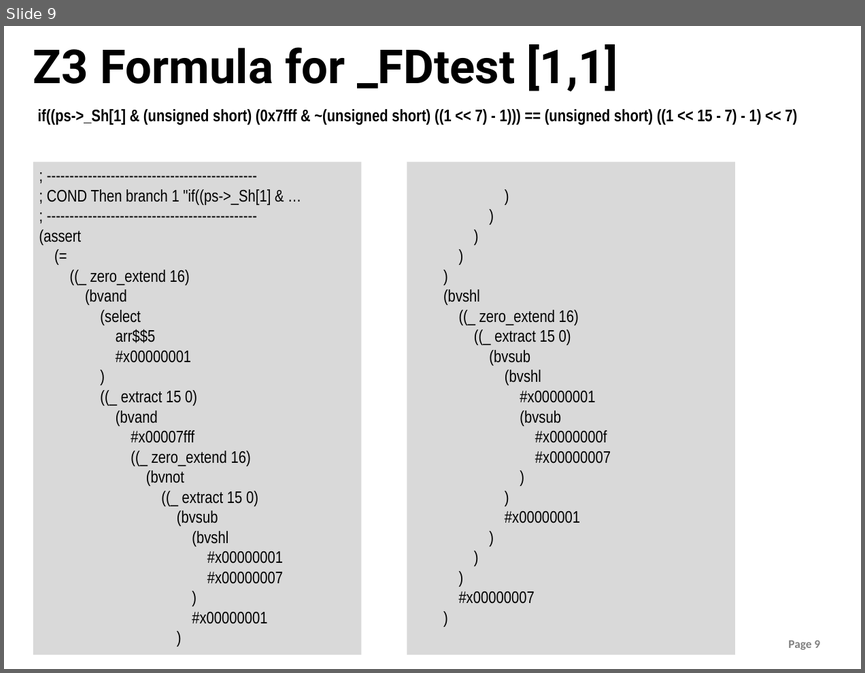
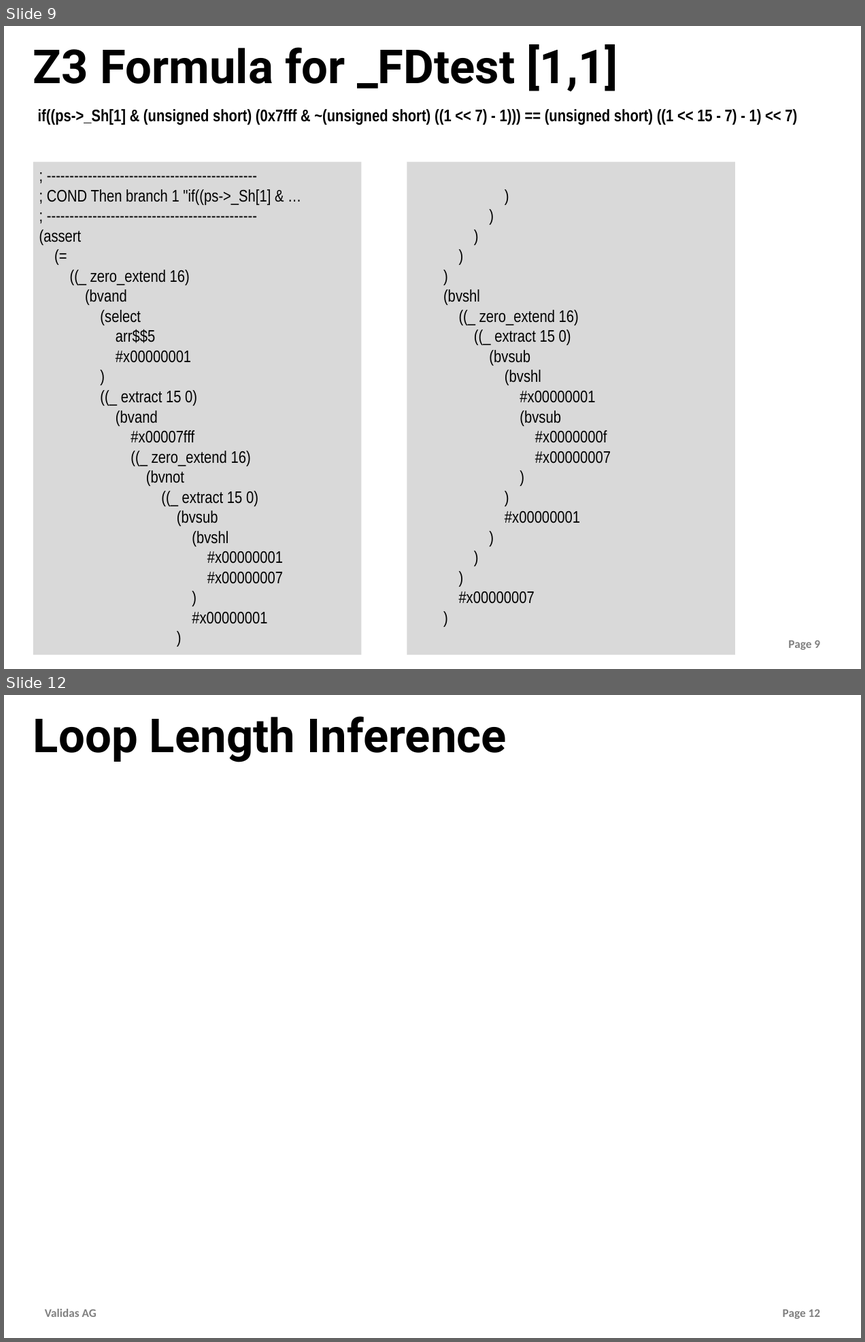
Before and after one commit to theoremprover/tvg, a slide deck: Vortraege/tvg.pptx. Shown one above the other, each under a label of ours: slide 9 before the commit, slides 9 and 12 after it; the slides between them are not shown. The pictures are 865x673 and 865x1342 pixels, drawn with LibreOffice and Linux fonts; fonts in the diff are those of the drawing; grey boxes stand for pictures; background and template pictures are left out. Boxes give left, top, right and bottom in pixels: in the first picture for what was removed or moved away, otherwise in the second. Text is boxed around its words. In the diff, an @@ line names an element or a change of style, - is before the commit and + after.

```diff
--- a/Vortraege/tvg.pptx
+++ b/Vortraege/tvg.pptx
@@ slide 12 added at box(4, 695, 861, 1338), background #FFFFFF; not listed: 2 template elements that a slide beside it also shows @@
@@ title added at box(33, 716, 506, 762), 56 pt, text #000000, bold @@
+Loop Length Inference
```
Also in this commit, not shown: 2 other slides added, 1 other file.
